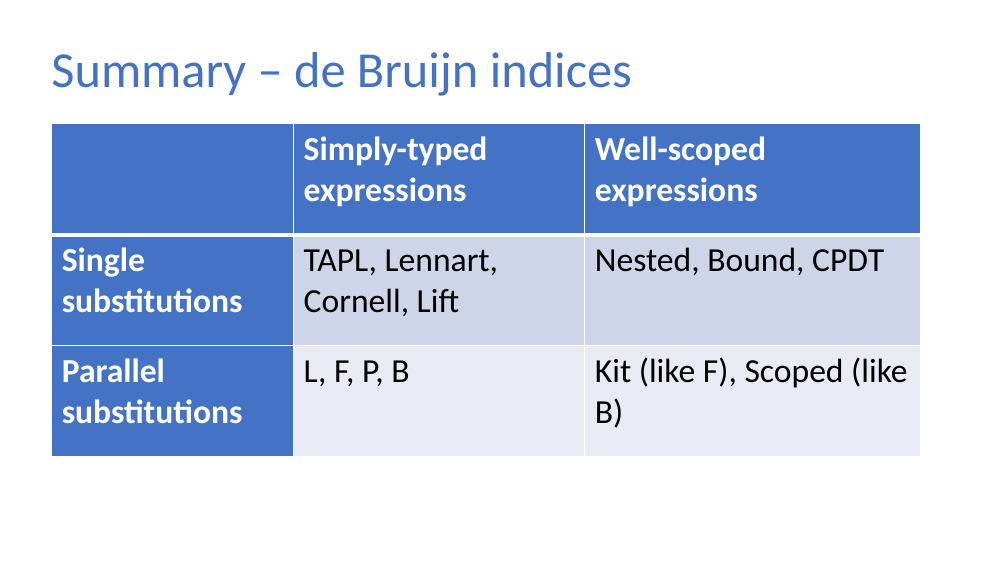
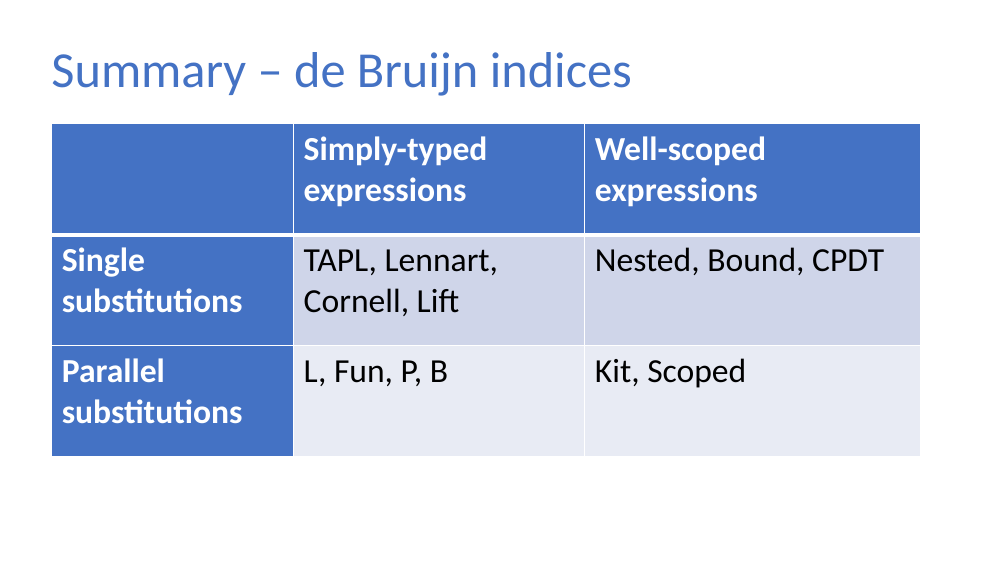
Before and after one commit to sweirich/lambda-n-ways, a slide deck: slide 19 of plclub-2021.pptx. Drawn at 1008x567 pixels with LibreOffice and Linux fonts; fonts in the diff are those of the drawing. Boxes give left, top, right and bottom in pixels: in the first picture for what was removed or moved away, otherwise in the second. Text is boxed around its words. In the diff, an @@ line names an element or a change of style, - is before the commit and + after.

```diff
--- a/plclub-2021.pptx
+++ b/plclub-2021.pptx
@@ table at (51, 124, 921, 457) @@
-row 3, column 2: L, F, P, B
+row 3, column 2: L, Fun, P, B
-row 3, column 3: Kit (like F), Scoped (like B)
+row 3, column 3: Kit, Scoped
```
Also in this commit, not shown: 9 other slides changed, 1 slide added, 18 other files.
